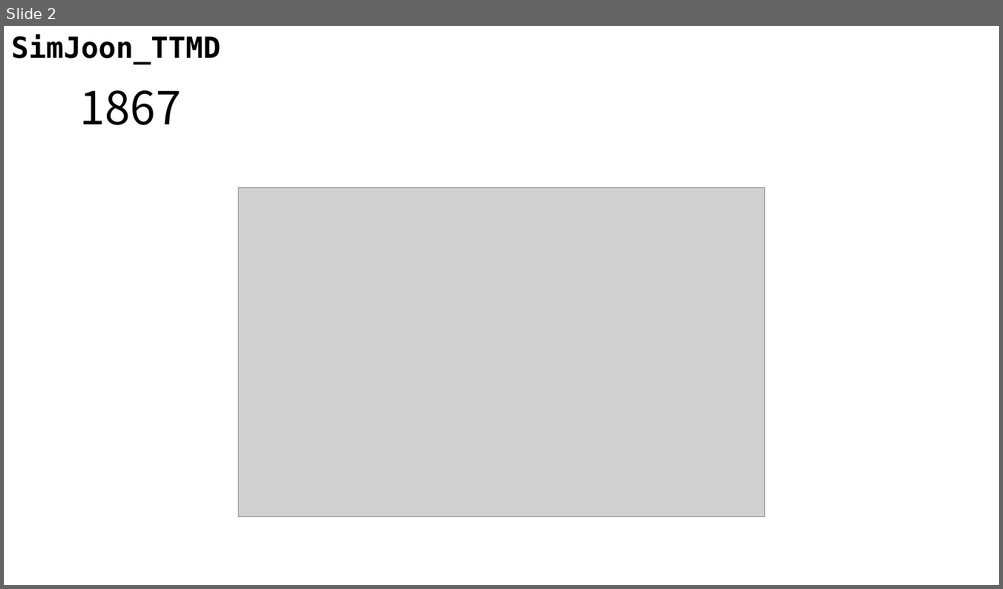
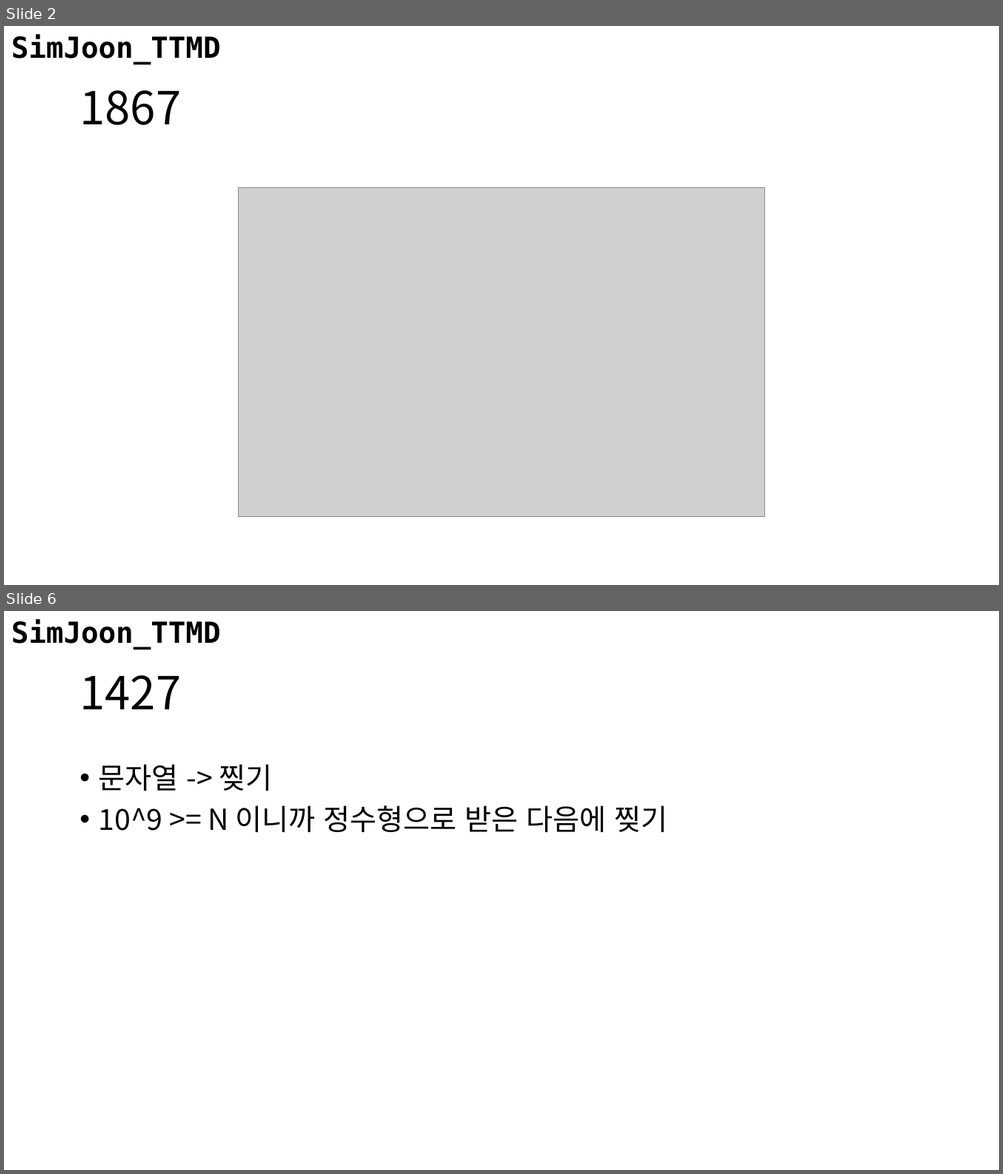
Before and after one commit to JoonSimJoon/2021_SHARC_Sunrin, a slide deck: 2021-1st/20210331/2021_03_31.pptx. Shown one above the other, each under a label of ours: slide 2 before the commit, slides 2 and 6 after it; the slides between them are not shown. The pictures are 1003x589 and 1003x1174 pixels, drawn with LibreOffice and Linux fonts; fonts in the diff are those of the drawing; grey boxes stand for pictures. Boxes give left, top, right and bottom in pixels: in the first picture for what was removed or moved away, otherwise in the second. Text is boxed around its words. In the diff, an @@ line names an element or a change of style, - is before the commit and + after.

```diff
--- a/2021-1st/20210331/2021_03_31.pptx
+++ b/2021-1st/20210331/2021_03_31.pptx
@@ slide 6 added at (4,611,999,1170), background #FFFFFF; not listed: 1 template element that a slide beside it also shows @@
@@ title added at (79,675,181,709), 44 pt, text #000000 @@
+1427
@@ text added at (99,764,668,832), 28 pt, text #000000 @@
+• 문자열 -> 찢기
+• 10^9 >= N 이니까 정수형으로 받은 다음에 찢기
```
Also in this commit, not shown: 4 other slides added.
